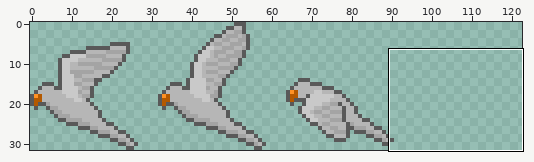
A sprite sheet gets an edit: resources/images/bird_sheet.png. The picture above shows the old version from afar; the outline marks the close-up.
Close-up. Before the edit:
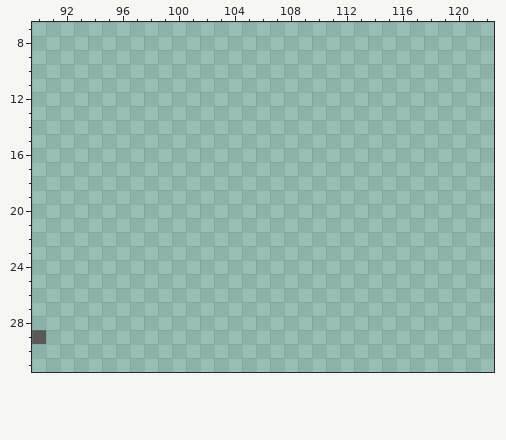
The file is 123x32 pixels. Shown: x 90..122, y 7..31. The old version is drawn lined up with the new one.
The same view after the edit:
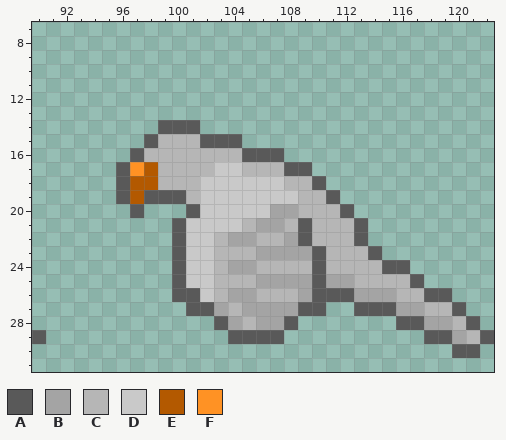
Palette (. is transparent): A #595959  B #a4a4a4  C #b6b6b6  D #c9c9c9  E #b35900  F #ff9224
Edits made:
drawings rearranged on the sheet (the old picture shows each at its new place; 1 dropped ones are not shown)
y 14: x 99..101 ... -> AAA
y 15: x 98..104 ....... -> ACCCAAA
y 16: x 97..107 ........... -> ACCCCCCCAAA
y 17: x 96..109 .............. -> AFECCCCDDCCCAA
y 18: x 96..110 ............... -> AEECCCDDDDDDCCA
y 19: x 96..111 ................ -> AEAAACDDDDDDDCCA
y 20: x 97 . -> A; x 101..112 ............ -> ADDDDDBBCCCA
y 21: x 100..113 .............. -> ADDDDCBBCACCCA
y 22: x 100..113 .............. -> ADDCBBCCBACCCA
y 23: x 100..114 ............... -> ADDCCCBBBBACCCA
y 24: x 100..116 ................. -> ADDCBBCCCCACCCCAA
y 25: x 100..117 .................. -> ADDCCCBBBBABBCCCCA
y 26: x 100..119 .................... -> AADCBBCCCBAAABBBCCAA
y 27: x 101..110 .......... -> AABCBBBBAA; x 113..120 ........ -> AAABBCCA
y 28: x 103..108 ...... -> ABCBBA; x 116..121 ...... -> AABBCA
y 29: x 104..107 .... -> AAAA; x 118..122 ..... -> AABCA
y 30: x 120..121 .. -> AA
Changed places in both close-ups, as pixel boxes (x1, y1, x2, y2):
added: (116, 120, 494, 358)
